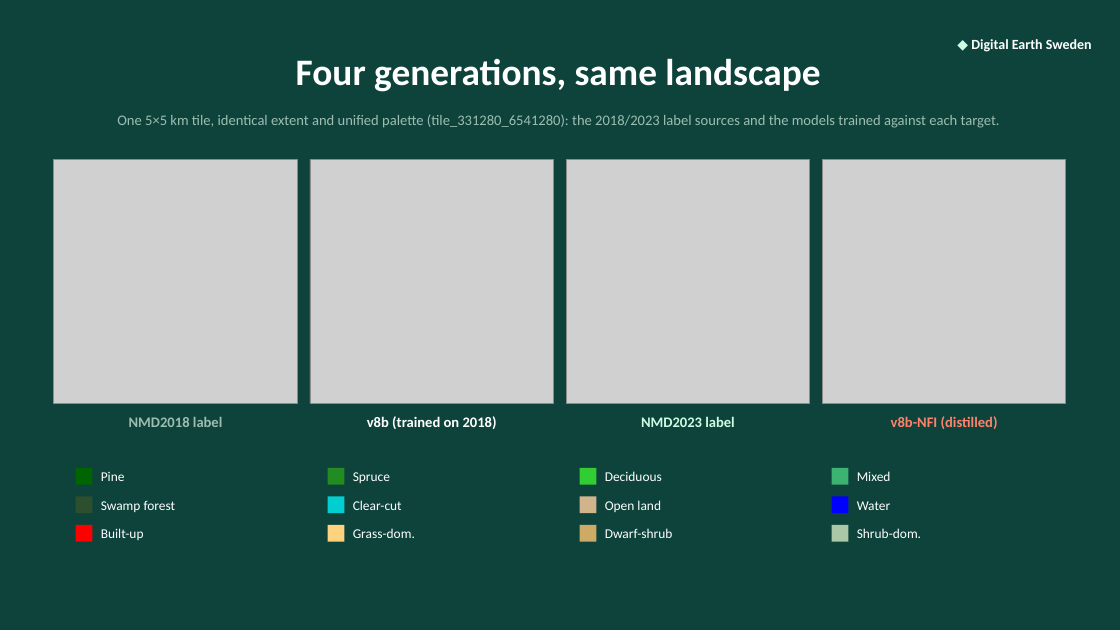
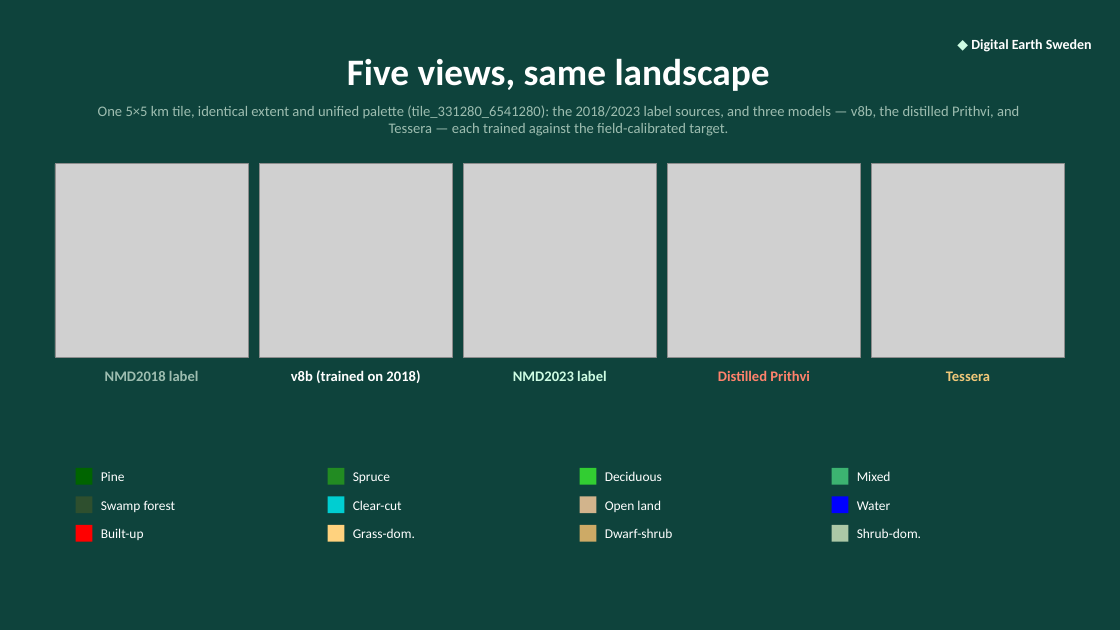
Before and after one commit to TobiasEdman/imintengine, a slide deck: slide 8 of docs/decks/v8b_nfi_conference.pptx. Drawn at 1120x630 pixels with LibreOffice and Linux fonts; fonts in the diff are those of the drawing; grey boxes stand for pictures. Boxes give left, top, right and bottom in pixels: in the first picture for what was removed or moved away, otherwise in the second. Text is boxed around its words. In the diff, an @@ line names an element or a change of style, - is before the commit and + after.

```diff
--- a/docs/decks/v8b_nfi_conference.pptx
+++ b/docs/decks/v8b_nfi_conference.pptx
@@ text at bbox=[347, 58, 770, 91]: text changed @@
-Four generations, same landscape
+Five views, same landscape
@@ text at bbox=[98, 105, 1019, 136]: text changed @@
-One 5×5 km tile, identical extent and unified palette (tile_331280_6541280): the 2018/2023 label sources and the models trained against each target.
+One 5×5 km tile, identical extent and unified palette (tile_331280_6541280): the 2018/2023 label sources, and three models — v8b, the distilled Prithvi, and Tessera — each trained against the field-calibrated target.
@@ picture: place and size @@
-picture at bbox=[54, 160, 297, 403]
+picture at bbox=[55, 164, 249, 357]
@@ picture: place and size @@
-picture at bbox=[310, 160, 554, 403]
+picture at bbox=[259, 164, 452, 357]
@@ picture: place and size @@
-picture at bbox=[566, 160, 810, 403]
+picture at bbox=[463, 164, 656, 357]
@@ picture: place and size @@
-picture at bbox=[823, 160, 1066, 403]
+picture at bbox=[668, 164, 861, 357]
@@ picture added at bbox=[872, 164, 1065, 357] @@
@@ text "NMD2018 label": place and size @@
-text "NMD2018 label" at bbox=[129, 417, 222, 427]
+text "NMD2018 label" at bbox=[105, 371, 198, 381]
@@ text "v8b (trained on 2018)": place and size @@
-text "v8b (trained on 2018)" at bbox=[367, 416, 497, 429]
+text "v8b (trained on 2018)" at bbox=[291, 370, 420, 383]
@@ text "NMD2023 label": place and size @@
-text "NMD2023 label" at bbox=[641, 416, 734, 427]
+text "NMD2023 label" at bbox=[513, 370, 606, 381]
@@ text added at bbox=[718, 370, 810, 381], 12.5 pt, text #FF826C, bold @@
+Distilled Prithvi
@@ text added at bbox=[946, 371, 990, 381], 12.5 pt, text #F2C879, bold @@
+Tessera
@@ text removed at bbox=[891, 416, 998, 429] @@
-v8b-NFI (distilled)
```
Also in this commit, not shown: 2 other files.
